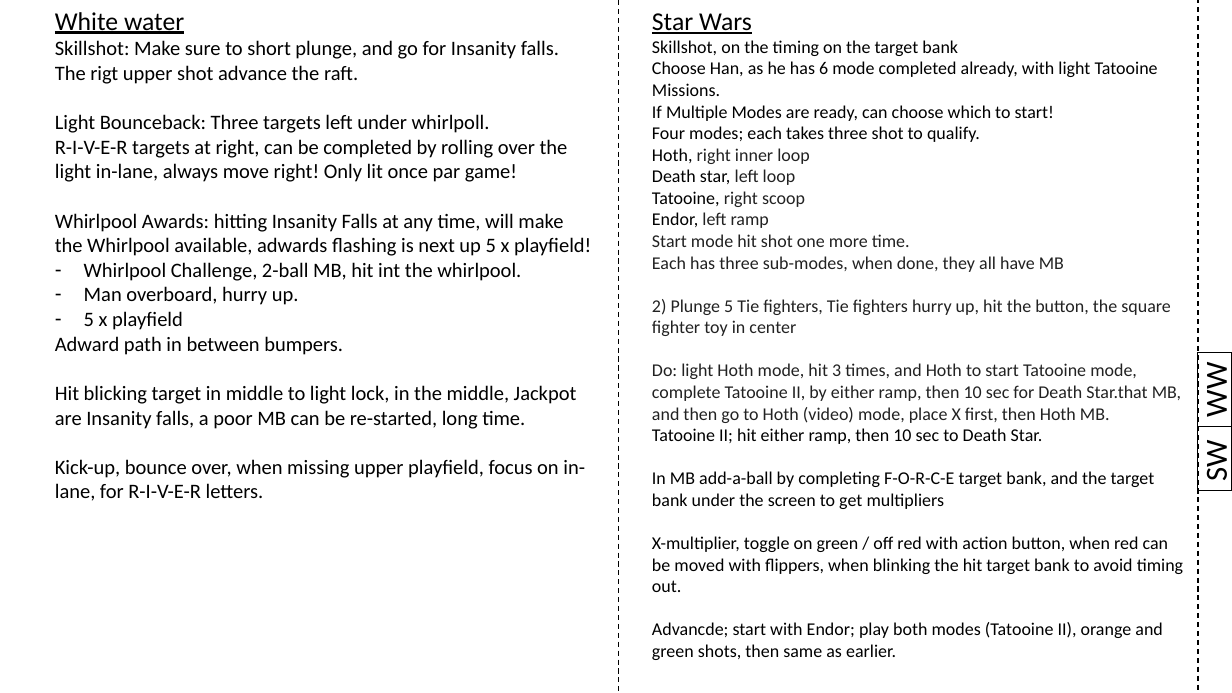
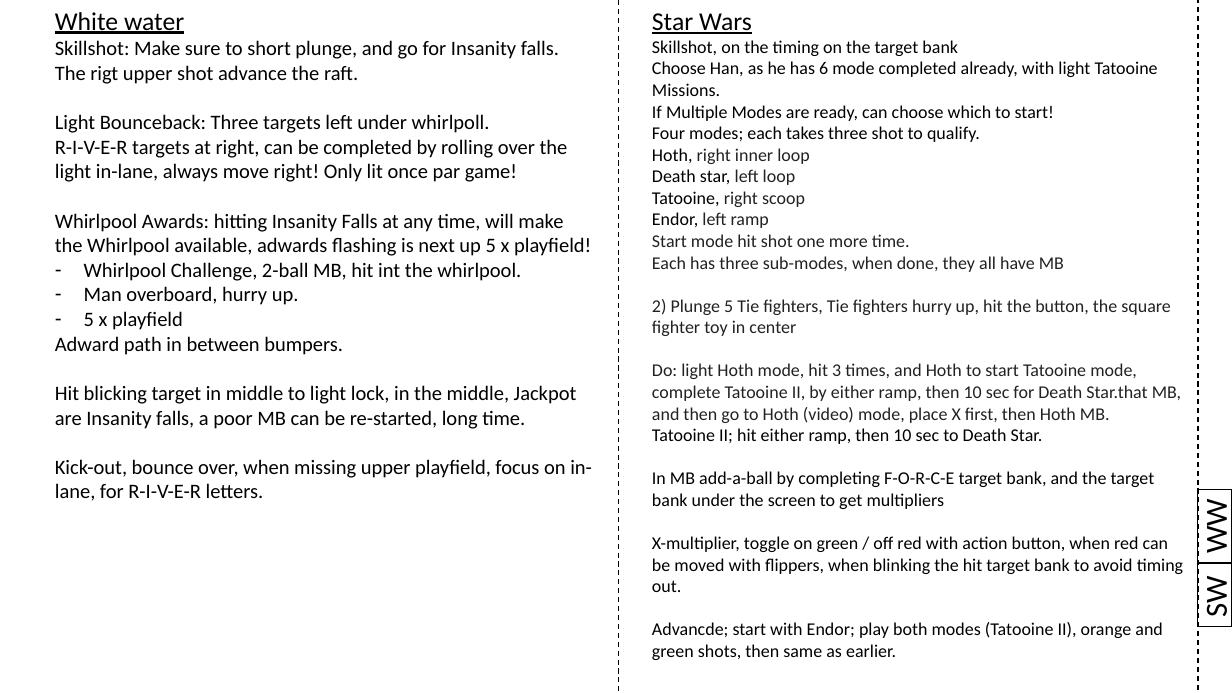
Before and after one commit to karstenbolge/PB, a slide deck: slide 18 of PB.pptx. Drawn at 1232x693 pixels with LibreOffice and Linux fonts; fonts in the diff are those of the drawing. Boxes give left, top, right and bottom in pixels: in the first picture for what was removed or moved away, otherwise in the second. Text is boxed around its words. In the diff, an @@ line names an element or a change of style, - is before the commit and + after.

```diff
--- a/PB.pptx
+++ b/PB.pptx
@@ text at bbox=[55, 459, 592, 501]: text changed @@
-Kick-up, bounce over, when missing upper playfield, focus on in-lane, for R-I-V-E-R letters.
+Kick-out, bounce over, when missing upper playfield, focus on in-lane, for R-I-V-E-R letters.
@@ rectangle "WW": place and size @@
-rectangle "WW" at bbox=[1198, 353, 1232, 427]
+rectangle "WW" at bbox=[1198, 489, 1232, 563]
@@ rectangle "SW": place and size @@
-rectangle "SW" at bbox=[1198, 427, 1232, 491]
+rectangle "SW" at bbox=[1198, 563, 1232, 628]
```
Also in this commit, not shown: 20 other slides changed, 1 slide added.
